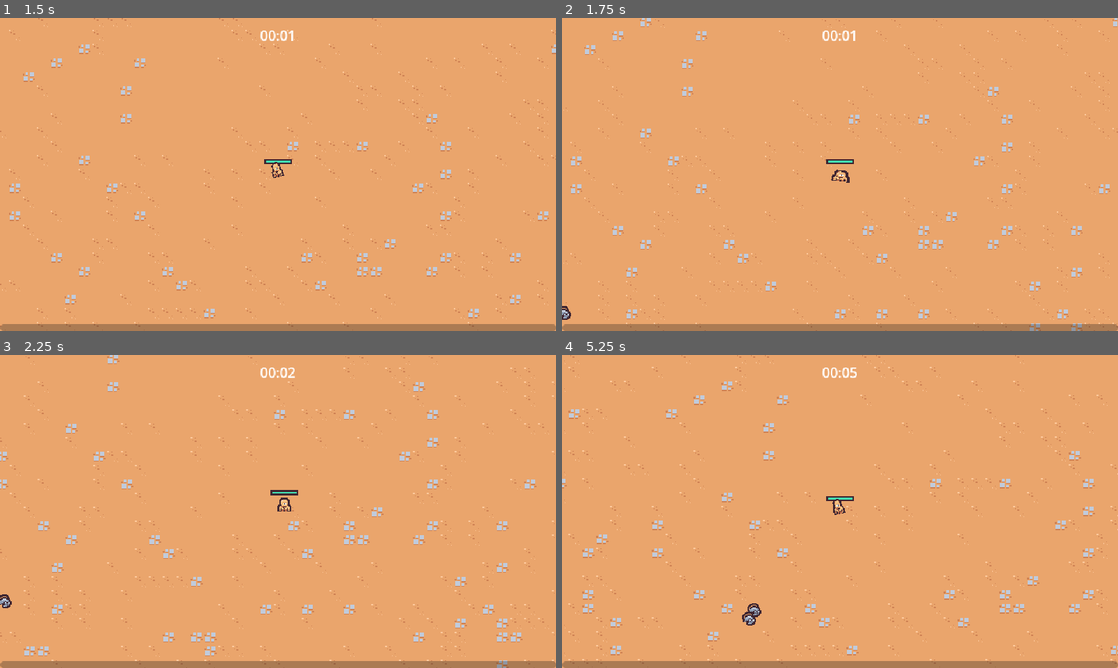
Above: before the commit, frames 1-4 (two rows, left to right).
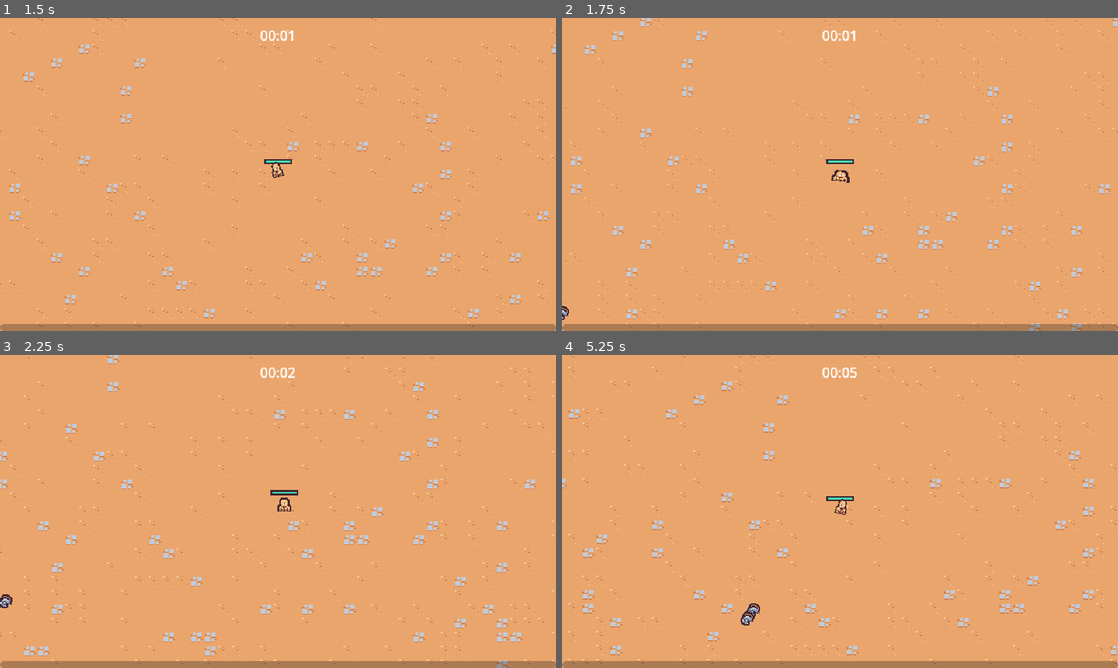
Above: after the commit, the same moments.

Repository: CullsGit/2dsurvivor
Game: Godot game, scene res://scenes/main/main.tscn
Same seed, same stepped clock (60 frames per second), same inputs: the game is played once before the commit and once after it.
Inputs (mouse positions are in pixels of both pictures, inside the frame that each line leads up to):
- Up to frame 1 (1.5 s): move the mouse to (400, 158) at 0.52 s; press the mouse at (400, 158) at 0.53 s; hold D (move_right) 0.53-1.28 s; move the mouse to (166, 190) at 1.27 s; release the mouse at (166, 190) at 1.28 s; hold S (move_down) from 1.28 s (still down); click (166, 190) at 1.35 s
- Up to frame 2 (1.75 s): keep holding S (move_down)
- Up to frame 3 (2.25 s): move the mouse to (333, 442) at 2.02 s; release S (move_down) at 2.03 s; press the mouse at (333, 442) at 2.03 s; hold D (move_right) from 2.03 s (still down)
- Up to frame 4 (5.25 s): move the mouse to (812, 574) at 2.77 s; release D (move_right) at 2.78 s; release the mouse at (812, 574) at 2.78 s; hold W (move_up) 2.78-3.53 s; click (812, 574) at 2.85 s; move the mouse to (1006, 558) at 3.52 s; press the mouse at (1006, 558) at 3.53 s; hold A (move_left) 3.53-5.03 s; move the mouse to (673, 464) at 4.27 s; release the mouse at (673, 464) at 4.28 s; click (673, 464) at 4.35 s; move the mouse to (867, 511) at 5.02 s; press the mouse at (867, 511) at 5.03 s; hold S (move_down) from 5.03 s (still down)

Frame 1 is identical in both runs. In frame 2, less than 0.1% of the frame differs, in the area x 0-2%, y 92-97%; in frame 3, less than 0.1%; in frame 4, 0.2%, in the area x 32-52%, y 46-87%.

Commit message:
make enemies face the way they are moving

Diff:
--- a/scenes/game_object/basic_enemy/basic_enemy.gd
+++ b/scenes/game_object/basic_enemy/basic_enemy.gd
@@ -3,12 +3,16 @@
 const MAX_SPEED = 40
 
 @onready var health_component: HealthComponent = $HealthComponent
-
+@onready var visuals = $Visuals
 
 func _process(delta: float) -> void:
 	var direction = get_direction_to_player()
 	velocity = direction * MAX_SPEED
 	move_and_slide()
+
+	var move_sign = sign(velocity.x)
+	if move_sign != 0:
+		visuals.scale = Vector2(-move_sign, 1)
 
 
 func get_direction_to_player():
--- a/scenes/game_object/basic_enemy/basic_enemy.tscn
+++ b/scenes/game_object/basic_enemy/basic_enemy.tscn
@@ -14,7 +14,7 @@
 tracks/0/type = "value"
 tracks/0/imported = false
 tracks/0/enabled = true
-tracks/0/path = NodePath("Node2D/Sprite2D:position")
+tracks/0/path = NodePath("Visuals/Sprite2D:position")
 tracks/0/interp = 2
 tracks/0/loop_wrap = true
 tracks/0/keys = {
@@ -26,7 +26,7 @@
 tracks/1/type = "value"
 tracks/1/imported = false
 tracks/1/enabled = true
-tracks/1/path = NodePath("Node2D/Sprite2D:rotation")
+tracks/1/path = NodePath("Visuals/Sprite2D:rotation")
 tracks/1/interp = 2
 tracks/1/loop_wrap = true
 tracks/1/keys = {
@@ -41,7 +41,7 @@
 tracks/0/type = "value"
 tracks/0/imported = false
 tracks/0/enabled = true
-tracks/0/path = NodePath("Node2D/Sprite2D:position")
+tracks/0/path = NodePath("Visuals/Sprite2D:position")
 tracks/0/interp = 1
 tracks/0/loop_wrap = true
 tracks/0/keys = {
@@ -53,7 +53,7 @@
 tracks/1/type = "value"
 tracks/1/imported = false
 tracks/1/enabled = true
-tracks/1/path = NodePath("Node2D/Sprite2D:rotation")
+tracks/1/path = NodePath("Visuals/Sprite2D:rotation")
 tracks/1/interp = 1
 tracks/1/loop_wrap = true
 tracks/1/keys = {
@@ -94,7 +94,7 @@
 
 [node name="DeathComponent" parent="." node_paths=PackedStringArray("health_component", "sprite") instance=ExtResource("4_bq7hi")]
 health_component = NodePath("../HealthComponent")
-sprite = NodePath("../Node2D/Sprite2D")
+sprite = NodePath("../Visuals/Sprite2D")
 
 [node name="HurtboxComponent" parent="." node_paths=PackedStringArray("health_component") instance=ExtResource("4_elloc")]
 health_component = NodePath("../HealthComponent")
@@ -103,9 +103,9 @@
 position = Vector2(0, -5)
 shape = SubResource("CircleShape2D_elloc")
 
-[node name="Node2D" type="Node2D" parent="."]
+[node name="Visuals" type="Node2D" parent="."]
 
-[node name="Sprite2D" type="Sprite2D" parent="Node2D"]
+[node name="Sprite2D" type="Sprite2D" parent="Visuals"]
 texture = ExtResource("1_fng3e")
 offset = Vector2(0, -4)
 
--- a/scenes/game_object/player/player.gd
+++ b/scenes/game_object/player/player.gd
@@ -37,9 +37,7 @@
 		animation_player.play("RESET")
 
 	var move_sign = sign(movement_vector.x)
-	if move_sign == 0:
-		visuals.scale = Vector2.ONE
-	else:
+	if move_sign != 0:
 		visuals.scale = Vector2(move_sign, 1)
 
 func get_movement_vector():
